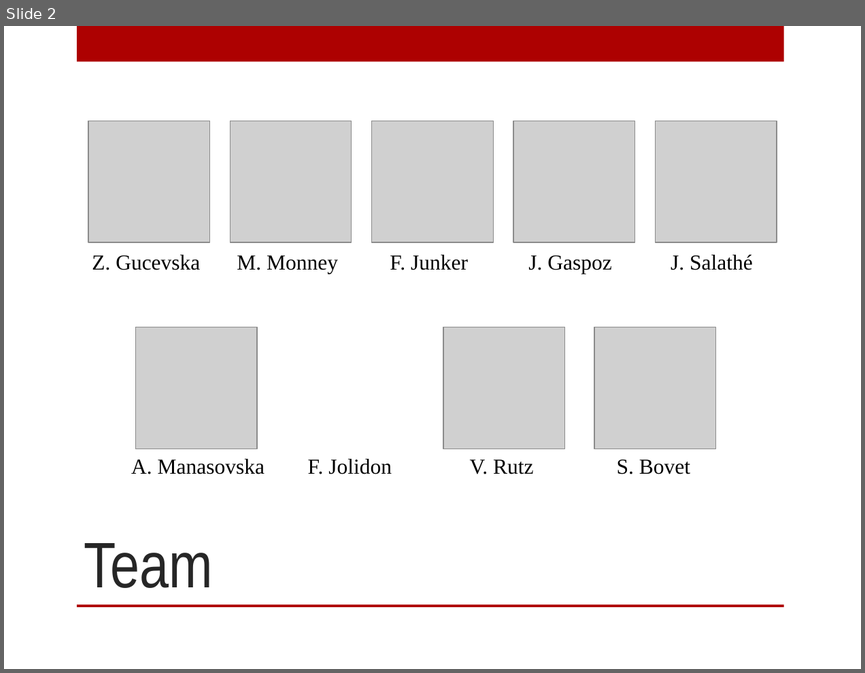
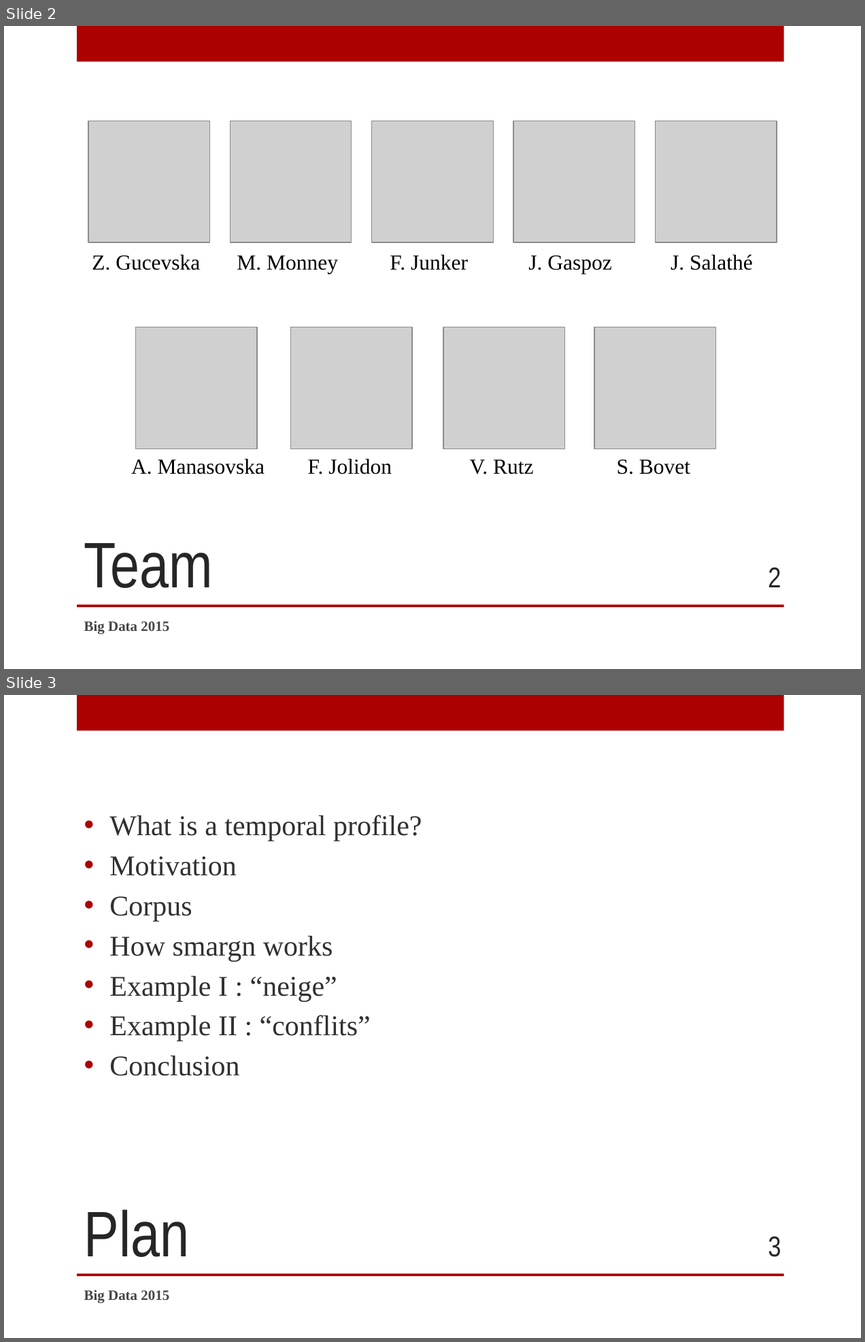
Before and after one commit to SidneyBovet/smargn, a slide deck: presentation/smargn-presentation.pptx. Shown one above the other, each under a label of ours: slide 2 before the commit, slides 2 and 3 after it. The pictures are 865x673 and 865x1342 pixels, drawn with LibreOffice and Linux fonts; fonts in the diff are those of the drawing; grey boxes stand for pictures; background and template pictures are left out. Boxes give left, top, right and bottom in pixels: in the first picture for what was removed or moved away, otherwise in the second. Text is boxed around its words. In the diff, an @@ line names an element or a change of style, - is before the commit and + after.

```diff
--- a/presentation/smargn-presentation.pptx
+++ b/presentation/smargn-presentation.pptx
@@ slide 3 added at <box>4,695,861,1338</box>, background picture (left out); not listed: 2 template elements that a slide beside it also shows @@
@@ text added at <box>109,815,422,1076</box>, 24 pt, text #303030 @@
+• What is a temporal profile?
+• Motivation
+• Corpus
+• How smargn works
+• Example I : “neige”
+• Example II : “conflits”
+• Conclusion
@@ title added at <box>84,1209,190,1257</box>, 54 pt, text #262626 @@
+Plan
@@ page number added at <box>768,1236,781,1257</box>, 24 pt, text #262626 @@
+3
@@ text added at <box>84,1289,169,1302</box>, 12 pt, text #454545, bold @@
+Big Data 2015
@@ slide 2 changed as well @@
@@ picture added at <box>291,327,413,448</box> @@
@@ page number added at <box>768,567,781,587</box>, 24 pt, text #262626 @@
+2
@@ text added at <box>84,620,169,633</box>, 12 pt, text #454545, bold @@
+Big Data 2015
```
Also in this commit, not shown: 3 other slides changed, 10 other slides added, 2 slides removed, 9 other files.
